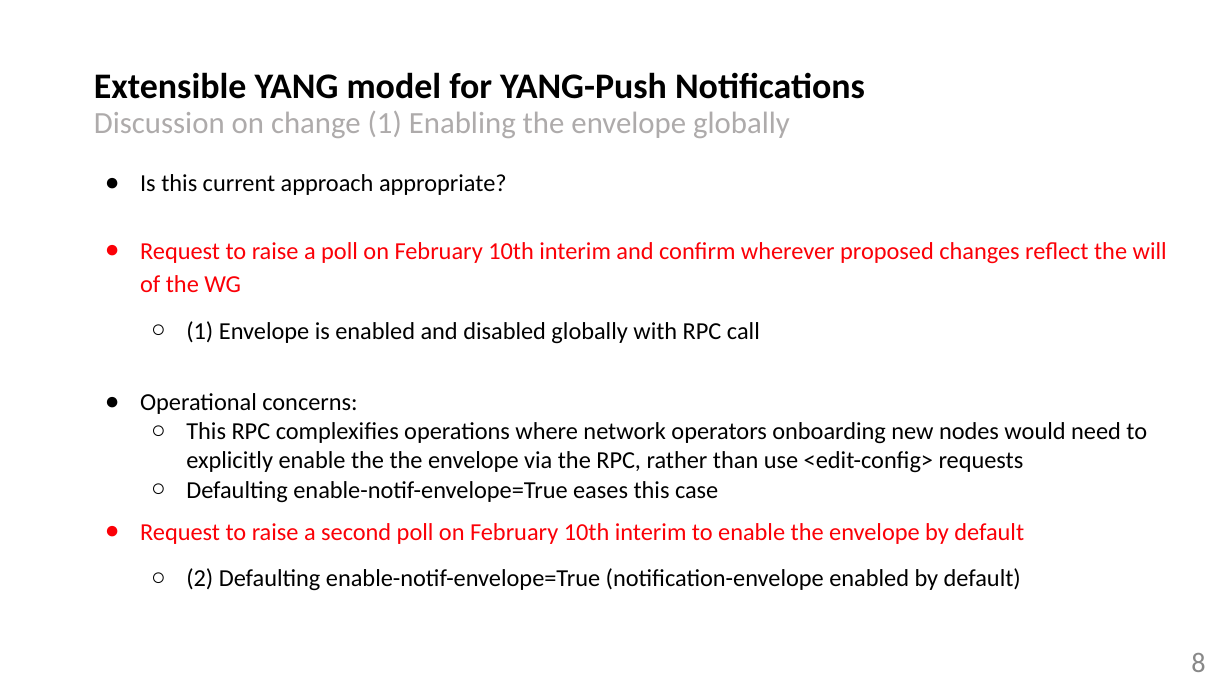
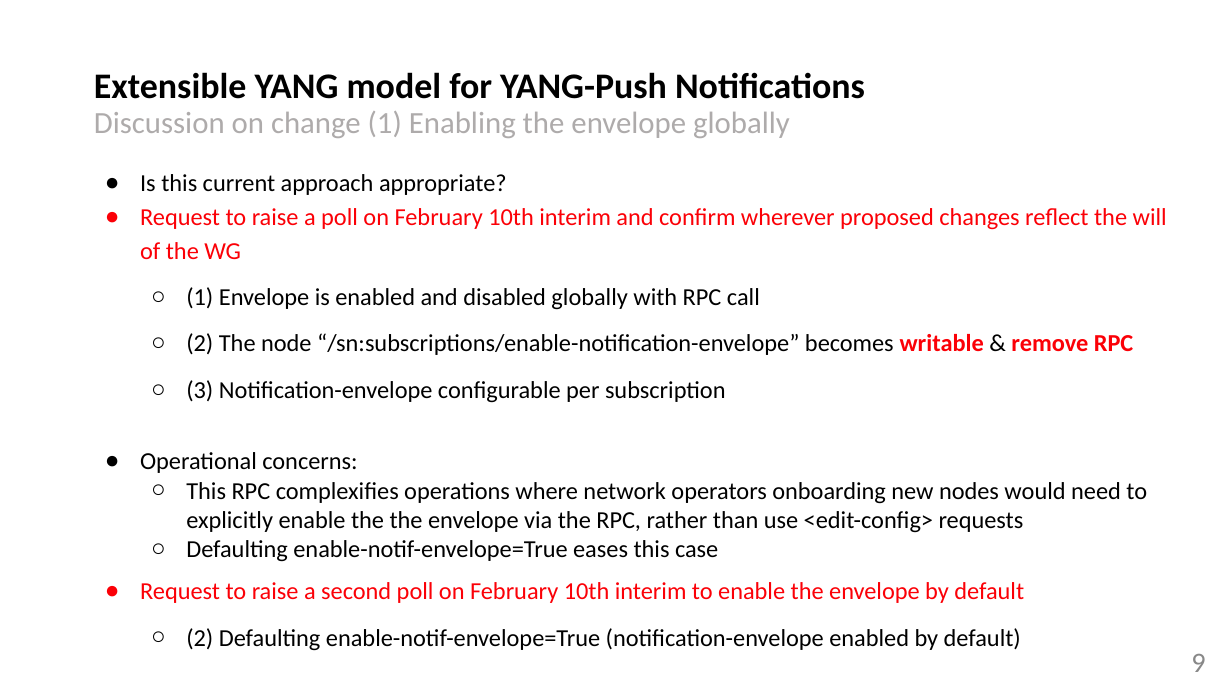
Before and after one commit to network-analytics/ietf-network-analytics-document-status, a slide deck: slide 9 of 122/NETCONF/netconf-nmop-interim-draft-netana-netconf-notif-envelope-02.pptx (slide 8 before the commit). Drawn at 1232x693 pixels with LibreOffice and Linux fonts; fonts in the diff are those of the drawing. Boxes give left, top, right and bottom in pixels: in the first picture for what was removed or moved away, otherwise in the second. Text is boxed around its words. In the diff, an @@ line names an element or a change of style, - is before the commit and + after.

```diff
--- a/122/NETCONF/netconf-nmop-interim-draft-netana-netconf-notif-envelope-02.pptx
+++ b/122/NETCONF/netconf-nmop-interim-draft-netana-netconf-notif-envelope-02.pptx
@@ text at (x1=186, y1=333, x2=1134, y2=403): paragraphs added @@
+  ○ (2) The node “/sn:subscriptions/enable-notification-envelope” becomes writable & remove RPC
+  ○ (3) Notification-envelope configurable per subscription
@@ page number at (x1=1191, y1=654, x2=1205, y2=672): text changed @@
-8
+9
```
Also in this commit, not shown: 1 other slide changed, 1 slide added, 1 other file.
